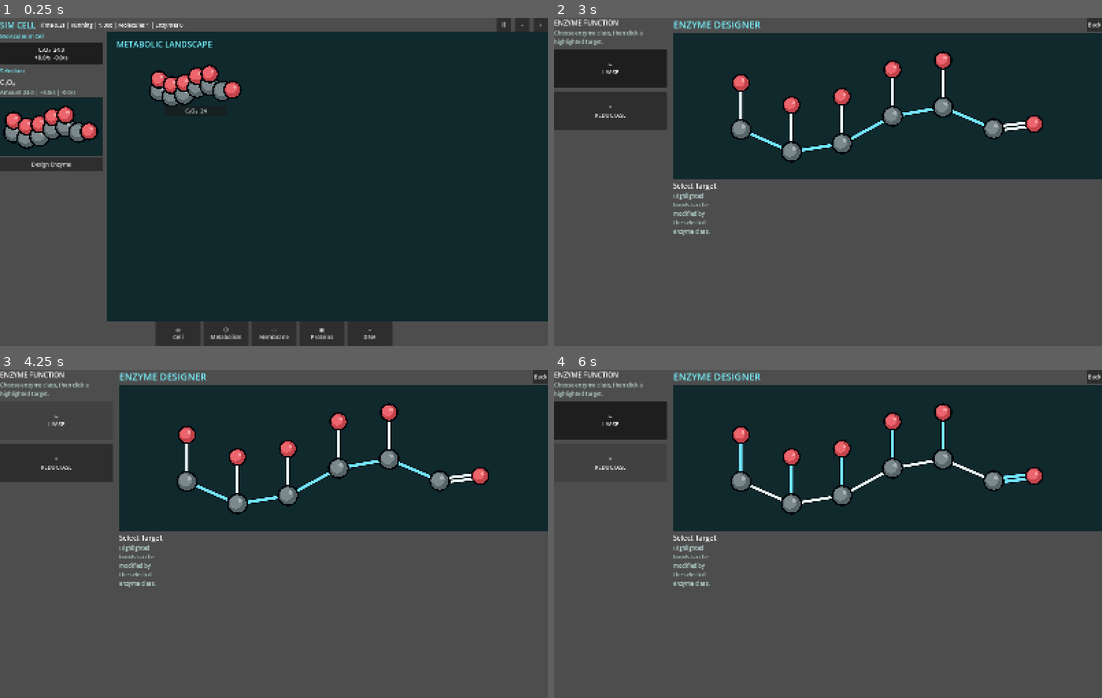
Above: before the commit, frames 1-4 (two rows, left to right).
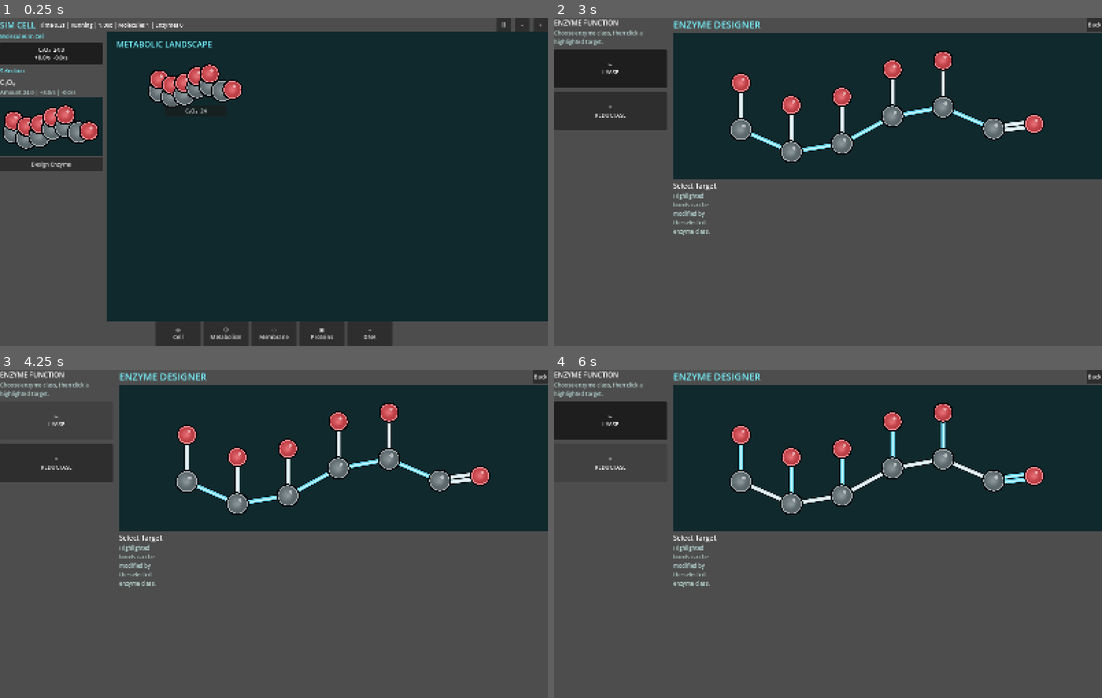
Above: after the commit, the same moments.

Repository: EliasEnglund/SimCell
Game: Godot game, scene res://scenes/main.tscn
Same seed, same stepped clock (60 frames per second), same inputs: the game is played once before the commit and once after it.
Inputs:
- Up to frame 1 (0.25 s): no input
- Up to frame 2 (3 s): click "Ⅱ" at 0.5 s; click "-" at 1.25 s; click "+" at 2 s; click "C₆O₆ 28.0 +8.0/s -0.0/s" at 2.75 s
- Up to frame 3 (4.25 s): click "✂ LYASE" at 3.5 s
- Up to frame 4 (6 s): click "= REDUCTASE" at 4.25 s; click "✂ LYASE" at 5 s; click "= REDUCTASE" at 5.75 s

The runs differ from the first frame. In frame 1, 1.5% of the frame differs, in the area x 0-45%, y 13-41%; in frame 2, 1.8%, in the area x 32-90%, y 10-45%; in frame 3, 1.8%; in frame 4, 1.8%.

Commit message:
Refine molecule rendering style

Diff:
--- a/scripts/ui/molecule_canvas.gd
+++ b/scripts/ui/molecule_canvas.gd
@@ -47,33 +47,48 @@
 	for atom in atoms:
 		var pos: Vector2 = transform * atom.get("pos", Vector2.ZERO)
 		var element: String = atom.get("element", "C")
-		var radius := 26.0 if element == "C" else 22.0
-		var base := Color("69787c") if element == "C" else Color("e95058")
-		draw_circle(pos, radius + 5.0, Color("02080c"))
-		draw_circle(pos, radius, base.darkened(0.16))
-		draw_circle(pos + Vector2(-4, -4), radius * 0.72, base.lightened(0.12))
-		draw_circle(pos + Vector2(radius * 0.28, -radius * 0.36), radius * 0.22, Color(1, 1, 1, 0.34))
+		var radius := 28.0 if element == "C" else 24.0
+		var base := Color("728186") if element == "C" else Color("e85058")
+		_draw_atom(pos, radius, base)
 
 func _draw_bond(a: Vector2, b: Vector2, order: int, highlight: bool, selected: bool) -> void:
 	var dir := (b - a).normalized()
 	var normal := Vector2(-dir.y, dir.x)
-	var color := Color("e9f6f7")
-	var outline := Color("02080c")
-	var width := 7.0
+	var color := Color("dbeff2")
+	var outline := Color("02070b")
+	var inner := Color("f4fbff")
+	var width := 8.0
 	if highlight:
 		color = Color("73e6ff")
-		width = 8.0
+		inner = Color("c8fbff")
+		width = 9.0
 	if selected:
 		color = Color("8cff6a")
-		width = 9.0
+		inner = Color("e7ffd8")
+		width = 10.0
 	var offsets := [0.0]
 	if order == 2:
-		offsets = [-6.0, 6.0]
+		offsets = [-7.0, 7.0]
 	for offset in offsets:
 		var start: Vector2 = a + dir * 22.0 + normal * offset
 		var end: Vector2 = b - dir * 22.0 + normal * offset
-		draw_line(start, end, outline, width + 5.0, true)
-		draw_line(start, end, color, width, true)
+		draw_line(start, end, outline, width + 7.0, true)
+		draw_line(start, end, color.darkened(0.08), width + 2.0, true)
+		draw_line(start + normal * 0.7, end + normal * 0.7, inner, maxf(2.0, width * 0.32), true)
+
+func _draw_atom(pos: Vector2, radius: float, base: Color) -> void:
+	draw_circle(pos, radius + 6.0, Color("02070b"))
+	draw_circle(pos, radius + 2.0, base.lightened(0.34))
+	draw_circle(pos, radius - 1.0, base.darkened(0.20))
+	var steps := 8
+	for i in steps:
+		var t := float(i) / float(steps - 1)
+		var r := lerpf(radius * 0.84, radius * 0.20, t)
+		var offset := Vector2(-radius * 0.16, -radius * 0.15) * (1.0 - t)
+		var shade := base.darkened(0.12).lerp(base.lightened(0.28), t)
+		draw_circle(pos + offset, r, Color(shade.r, shade.g, shade.b, 0.28))
+	draw_circle(pos + Vector2(radius * 0.26, -radius * 0.39), radius * 0.20, Color(1, 1, 1, 0.42))
+	draw_circle(pos + Vector2(radius * 0.31, -radius * 0.43), radius * 0.10, Color(1, 1, 1, 0.22))
 
 func _nearest_valid_bond(point: Vector2) -> int:
 	var atoms: Array = molecule.get("atoms", [])
